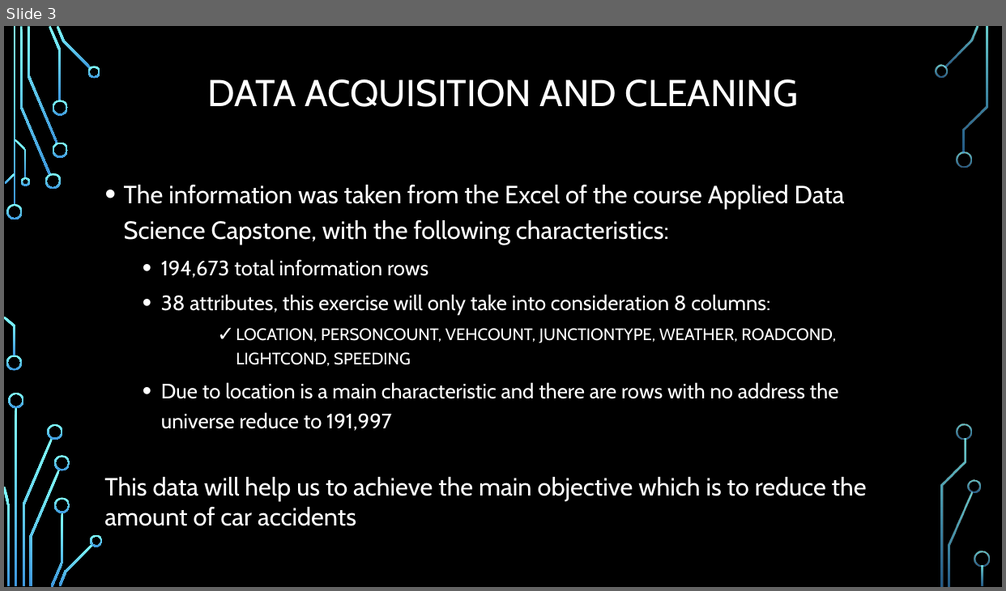
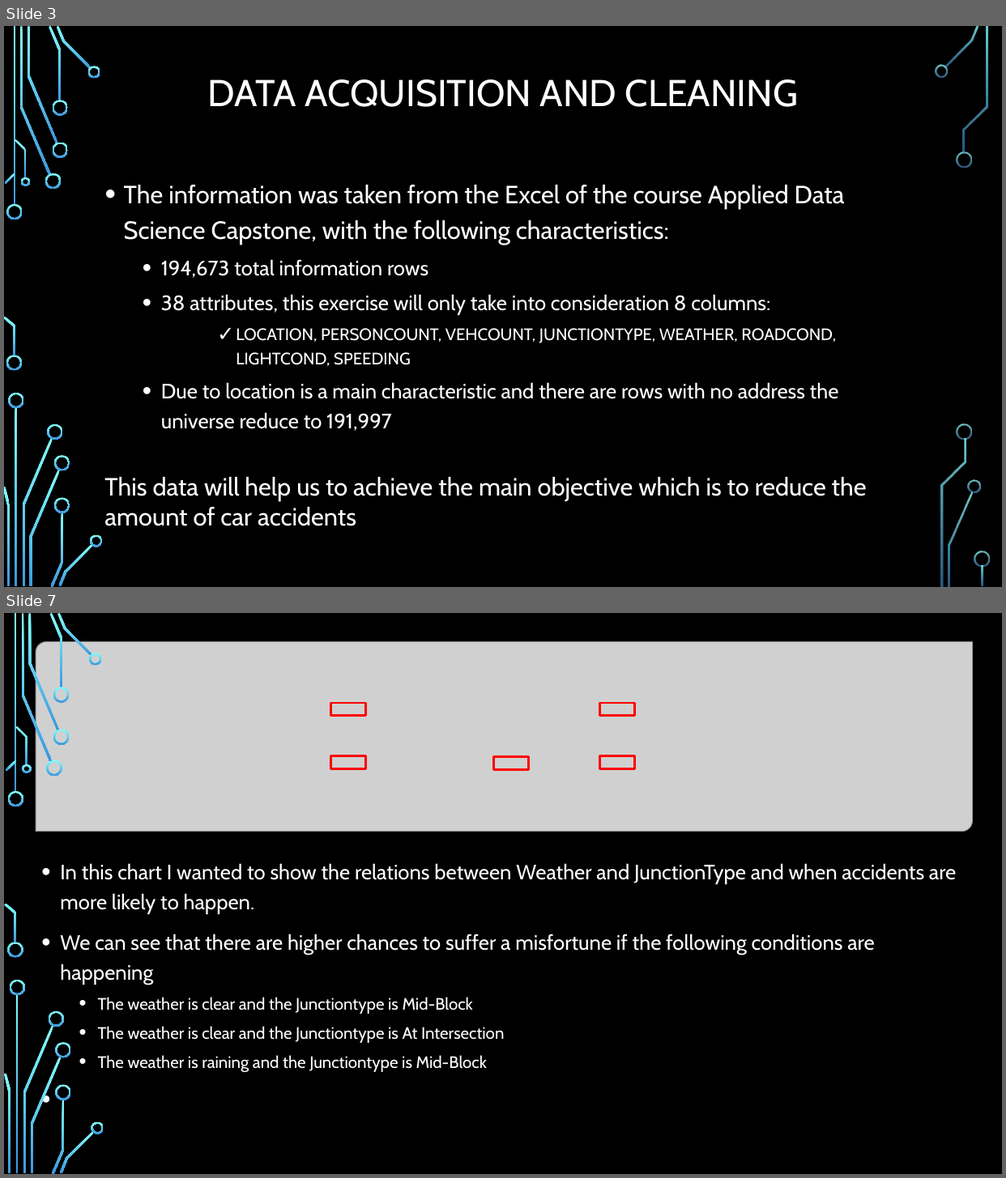
Before and after one commit to KarlaVega1201/Coursera_Capstone, a slide deck: Predict the severity of car accident.pptx. Shown one above the other, each under a label of ours: slide 3 before the commit, slides 3 and 7 after it; the slides between them are not shown. The pictures are 1006x591 and 1006x1178 pixels, drawn with LibreOffice and Linux fonts; fonts in the diff are those of the drawing; grey boxes stand for pictures; background and template pictures are left out. Boxes give left, top, right and bottom in pixels: in the first picture for what was removed or moved away, otherwise in the second. Text is boxed around its words. In the diff, an @@ line names an element or a change of style, - is before the commit and + after.

```diff
--- a/Predict the severity of car accident.pptx
+++ b/Predict the severity of car accident.pptx
@@ slide 7 added at (x1=4, y1=613, x2=1002, y2=1174), background picture (left out); not listed: 17 template elements that a slide beside it also shows @@
@@ rectangle added at (x1=4, y1=613, x2=1002, y2=1174), fill #000000 @@
@@ picture added at (x1=36, y1=641, x2=973, y2=831) @@
@@ rectangle added at (x1=331, y1=703, x2=365, y2=716), outline #FF0000 2.25 pt @@
@@ rectangle added at (x1=600, y1=703, x2=634, y2=716), outline #FF0000 2.25 pt @@
@@ rectangle added at (x1=331, y1=756, x2=365, y2=769), outline #FF0000 2.25 pt @@
@@ rectangle added at (x1=493, y1=757, x2=528, y2=770), outline #FF0000 2.25 pt @@
@@ rectangle added at (x1=600, y1=756, x2=634, y2=769), outline #FF0000 2.25 pt @@
@@ text added at (x1=60, y1=863, x2=956, y2=1072), 20 pt, text #FFFFFF @@
+• In this chart I wanted to show the relations between Weather and JunctionType and when accidents are more likely to happen.
+• We can see that there are higher chances to suffer a misfortune if the following conditions are happening
+  • The weather is clear and the Junctiontype is Mid-Block
+  • The weather is clear and the Junctiontype is At Intersection
+  • The weather is raining and the Junctiontype is Mid-Block
@@ group added at (x1=4, y1=613, x2=104, y2=1174): 24 freeform shapes, 2 rectangles @@
```
Also in this commit, not shown: 5 other slides added.
